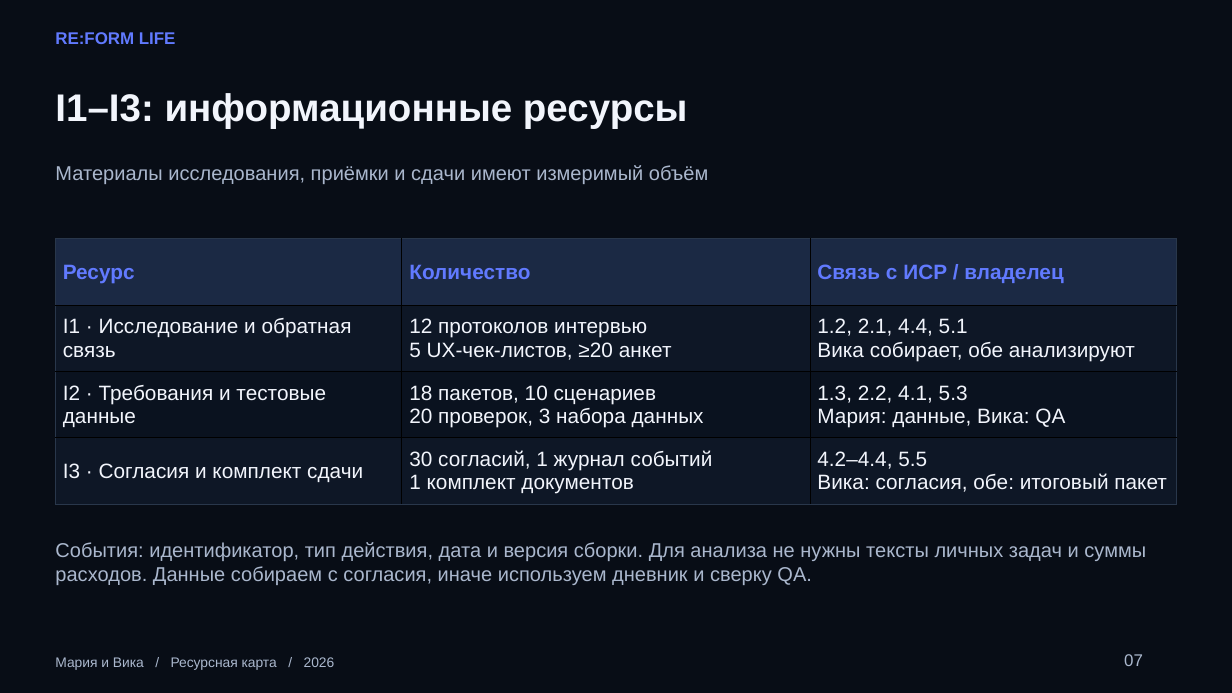
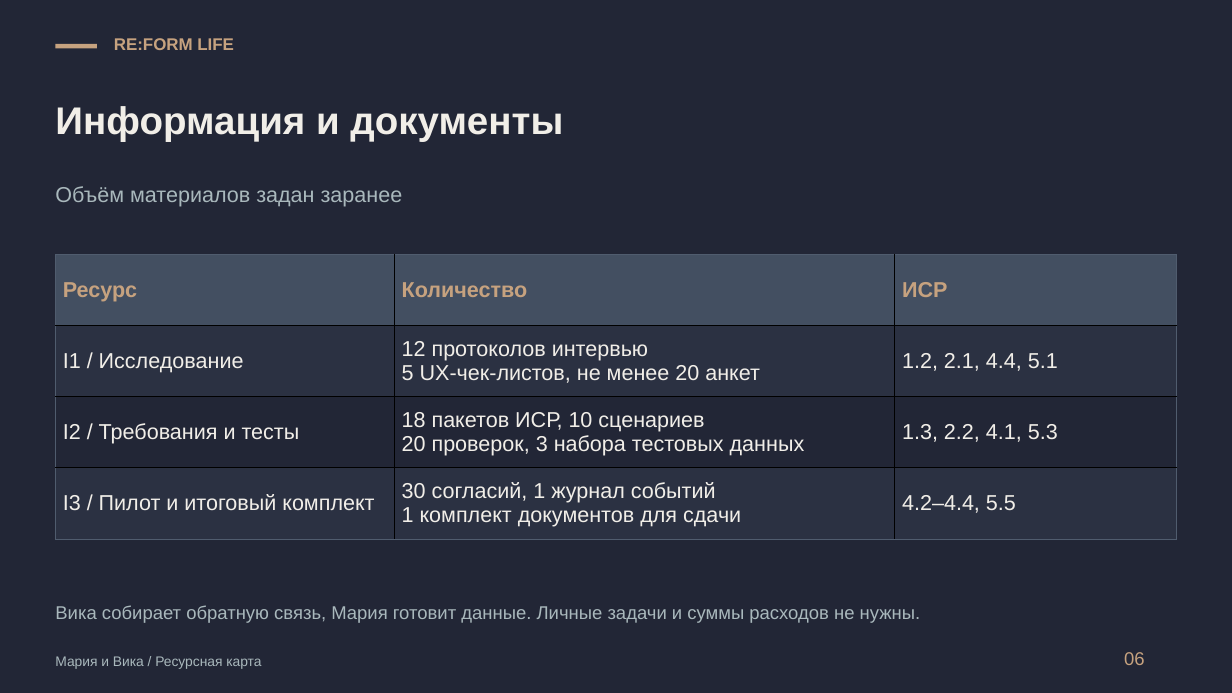
Before and after one commit to kartaamigo/RE-FORM-LIFE, a slide deck: slide 6 of docs/project-plan/RE_FORM_LIFE_resource_presentation.pptx (slide 7 before the commit). Drawn at 1232x693 pixels with LibreOffice and Linux fonts; fonts in the diff are those of the drawing. Boxes give left, top, right and bottom in pixels: in the first picture for what was removed or moved away, otherwise in the second. Text is boxed around its words. In the diff, an @@ line names an element or a change of style, - is before the commit and + after.

```diff
--- a/docs/project-plan/RE_FORM_LIFE_resource_presentation.pptx
+++ b/docs/project-plan/RE_FORM_LIFE_resource_presentation.pptx
@@ background #080D16 to #222636 @@
@@ rectangle added at [55, 44, 97, 48], fill #C6A27F @@
@@ text "RE:FORM LIFE": place and size @@
-text "RE:FORM LIFE" at [55, 32, 176, 44]
+text "RE:FORM LIFE" at [114, 38, 234, 50]
@@ text "RE:FORM LIFE" at [114, 38, 234, 50]: text colour #617AFF to #C6A27F @@
@@ text removed at [55, 93, 688, 129] @@
-I1–I3: информационные ресурсы
@@ text added at [55, 106, 563, 142], 37.5 pt, text #F1EEE8, bold @@
+Информация и документы
@@ text removed at [55, 165, 708, 184] @@
-Материалы исследования, приёмки и сдачи имеют измеримый объём
@@ text added at [55, 186, 403, 207], 21 pt, text #A9B8BC @@
+Объём материалов задан заранее
@@ table at [55, 254, 1176, 539] @@
-row 1, column 3: Связь с ИСР / владелец
+row 1, column 3: ИСР
-row 2: I1 · Исследование и обратная связь | 12 протоколов интервью / 5 UX-чек-листов, ≥20 анкет | 1.2, 2.1, 4.4, 5.1 / Вика собирает, обе анализируют
+row 2: I1 / Исследование | 12 протоколов интервью / 5 UX-чек-листов, не менее 20 анкет | 1.2, 2.1, 4.4, 5.1
-row 3: I2 · Требования и тестовые данные | 18 пакетов, 10 сценариев / 20 проверок, 3 набора данных | 1.3, 2.2, 4.1, 5.3 / Мария: данные, Вика: QA
+row 3: I2 / Требования и тесты | 18 пакетов ИСР, 10 сценариев / 20 проверок, 3 набора тестовых данных | 1.3, 2.2, 4.1, 5.3
-row 4: I3 · Согласия и комплект сдачи | 30 согласий, 1 журнал событий / 1 комплект документов | 4.2–4.4, 5.5 / Вика: согласия, обе: итоговый пакет
+row 4: I3 / Пилот и итоговый комплект | 30 согласий, 1 журнал событий / 1 комплект документов для сдачи | 4.2–4.4, 5.5
@@ fill #1B2944 to #434F61 in row 1 @@
@@ fill #0E1726 to #2B3142 in 6 cells @@
@@ fill #0A121F to #222636 in row 3 @@
@@ size 20.2 to 21 pt, text colour #617AFF to #C6A27F in "Ресурс", "Количество" @@
@@ borders changed @@
@@ table: place and size @@
-table at [55, 239, 1177, 504]
+table at [55, 254, 1176, 539]
@@ text removed at [55, 542, 1146, 585] @@
-События: идентификатор, тип действия, дата и версия сборки. Для анализа не нужны тексты личных задач и суммы расходов. Данные собираем с согласия, иначе используем дневник и сверку QA.
@@ text added at [55, 605, 921, 623], 18 pt, text #A9B8BC @@
+Вика собирает обратную связь, Мария готовит данные. Личные задачи и суммы расходов не нужны.
@@ text at [55, 656, 261, 668]: text changed; text colour #AAB7CD to #A9B8BC @@
-Мария и Вика / Ресурсная карта / 2026
+Мария и Вика / Ресурсная карта
@@ text removed at [1124, 654, 1143, 666] @@
-07
@@ text added at [1124, 652, 1145, 665], 18 pt, text #C6A27F @@
+06
```
Also in this commit, not shown: 7 other slides changed, 6 slides added, 9 slides removed, 1 other file.
